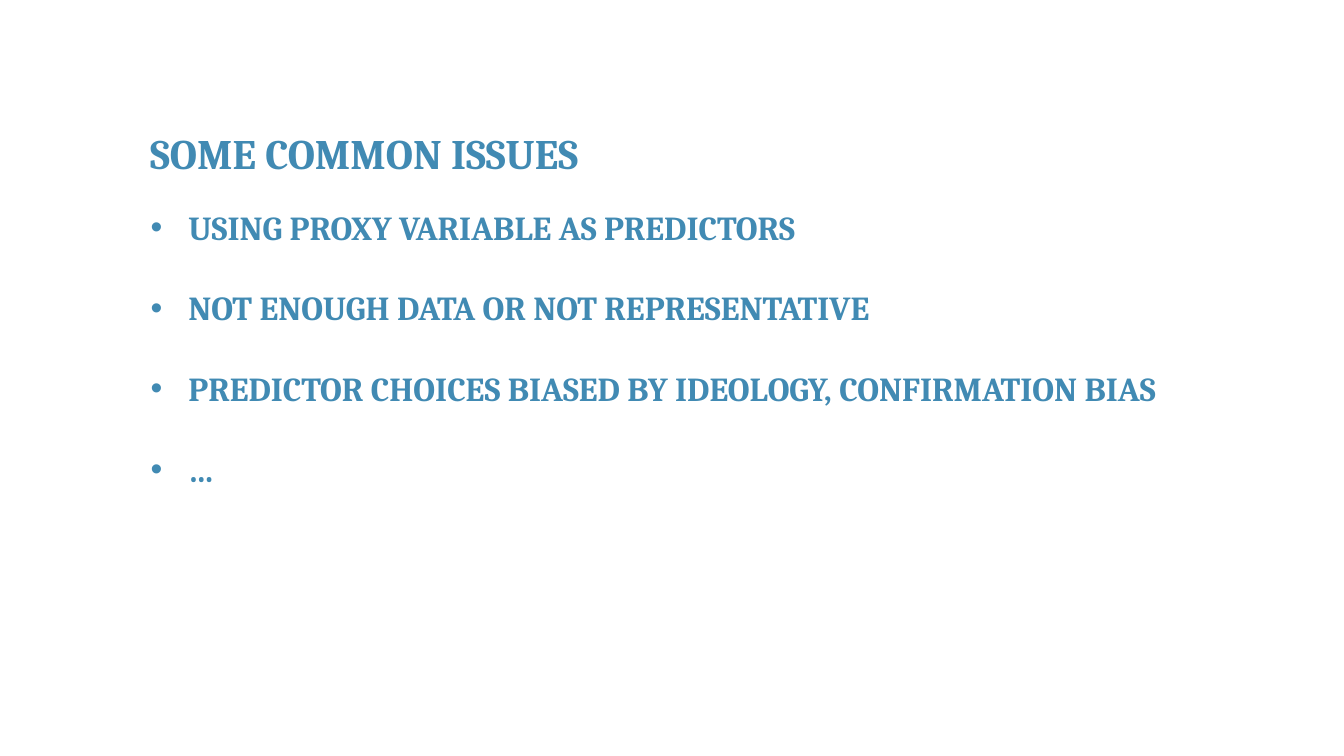
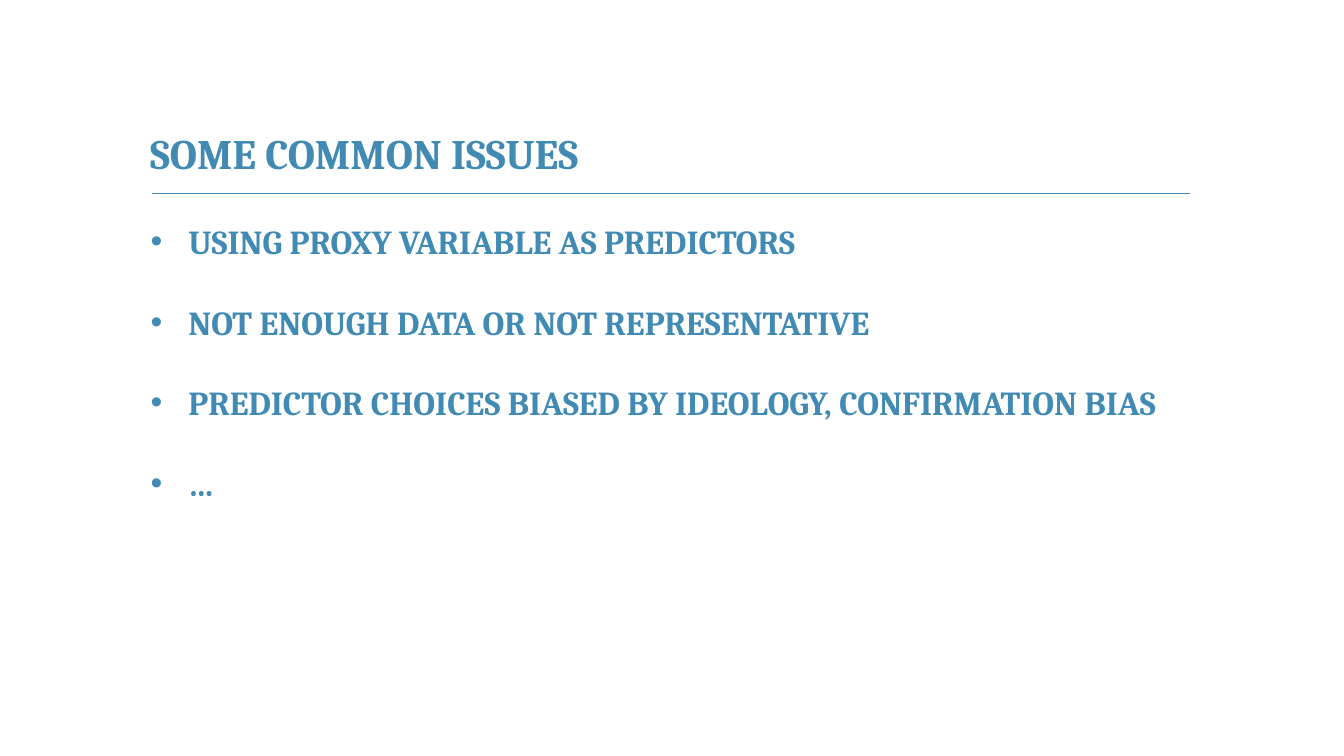
Before and after one commit to franckalbinet/itu-eaco-zanzibar-12-2018, a slide deck: slide 15 of presentations/session-6-ethics-of-ai.pptx (slide 13 before the commit). Drawn at 1344x756 pixels with LibreOffice and Linux fonts; fonts in the diff are those of the drawing; background and template pictures are left out. Boxes give left, top, right and bottom in pixels: in the first picture for what was removed or moved away, otherwise in the second. Text is boxed around its words. In the diff, an @@ line names an element or a change of style, - is before the commit and + after.

```diff
--- a/presentations/session-6-ethics-of-ai.pptx
+++ b/presentations/session-6-ethics-of-ai.pptx
@@ line added from (152, 194) to (1191, 194), #418AB3 1 pt @@
@@ text "USING PROXY VARIABLE AS PREDICTORS": place and size @@
-text "USING PROXY VARIABLE AS PREDICTORS" at <box>188,217,1156,406</box>
+text "USING PROXY VARIABLE AS PREDICTORS" at <box>188,231,1156,420</box>
```
Also in this commit, not shown: 16 other slides changed, 3 slides added, 2 other files.
